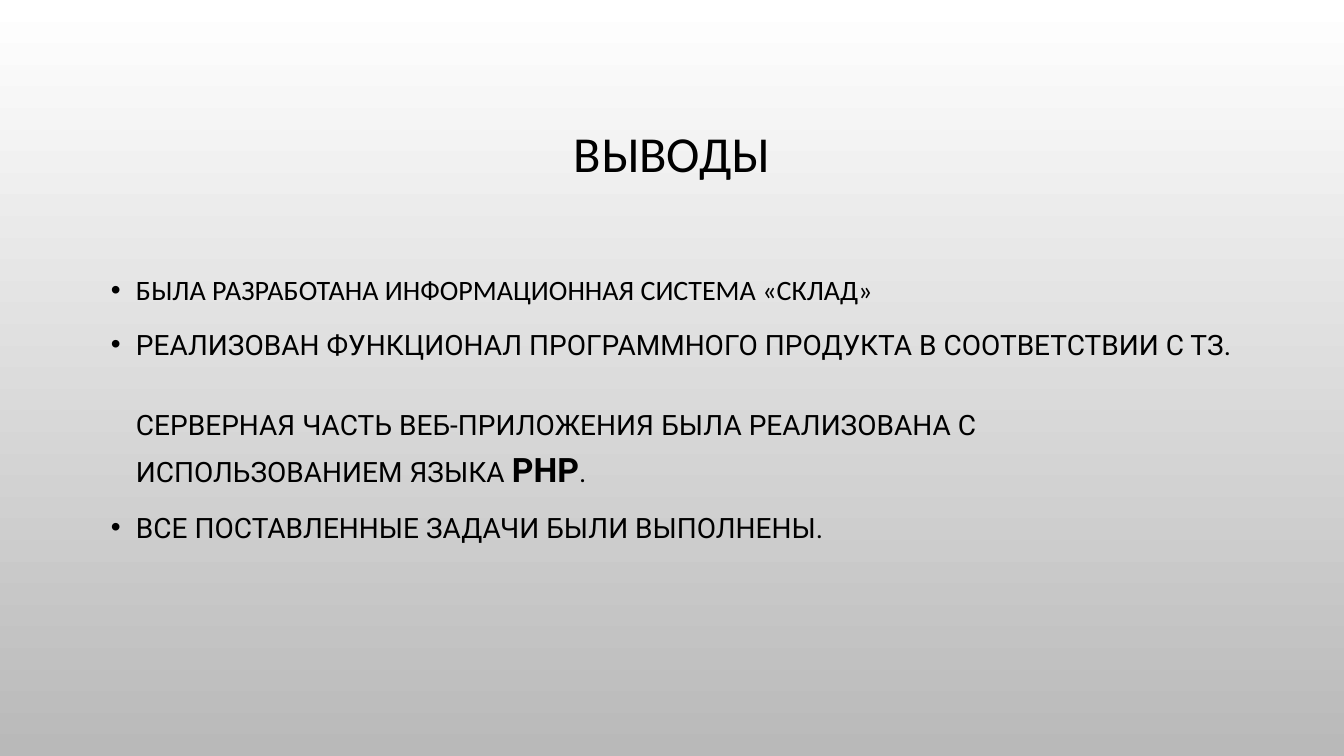
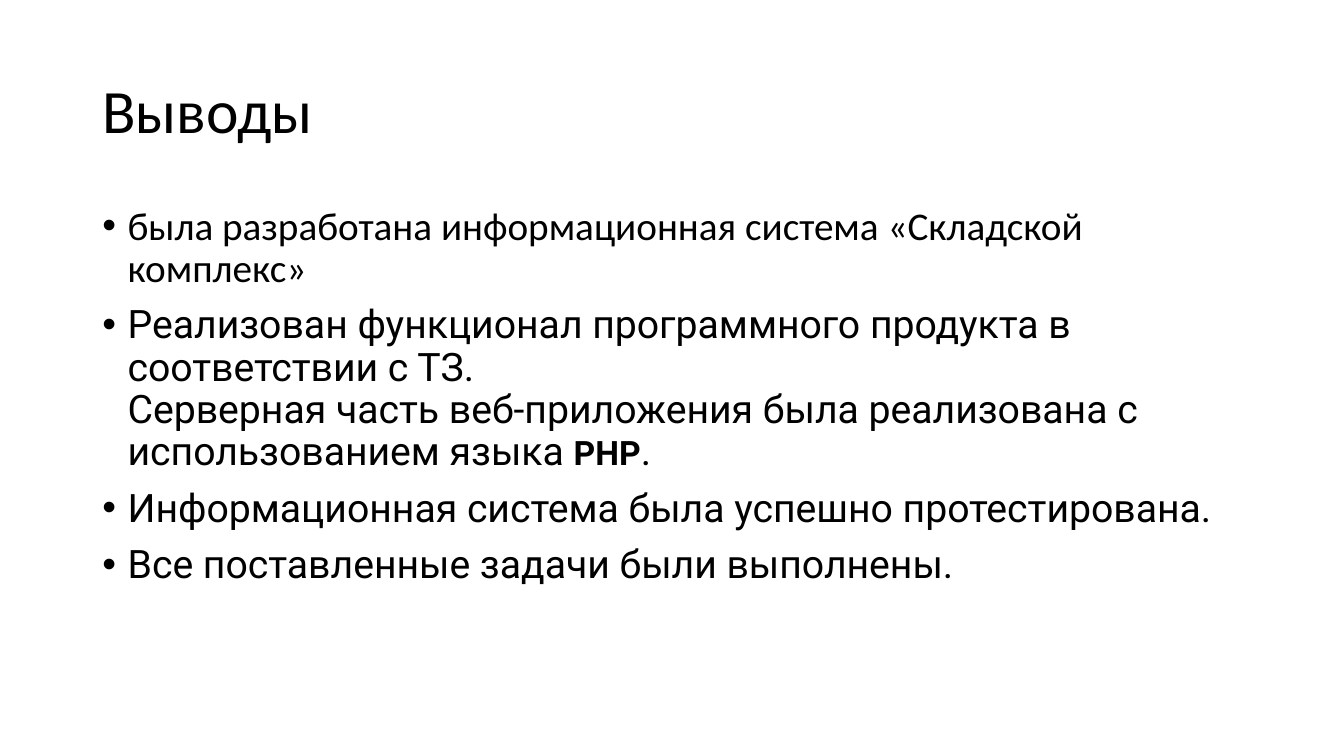
Before and after one commit to ChiCha10-11/Kursovoy, a slide deck: slide 16 of Курсовая работа.pptx. Drawn at 1344x756 pixels with LibreOffice and Linux fonts; fonts in the diff are those of the drawing; background and template pictures are left out. Boxes give left, top, right and bottom in pixels: in the first picture for what was removed or moved away, otherwise in the second. Text is boxed around its words. In the diff, an @@ line names an element or a change of style, - is before the commit and + after.

```diff
--- a/Курсовая работа.pptx
+++ b/Курсовая работа.pptx
@@ background picture (left out) to #FFFFFF @@
@@ title at bbox=[102, 93, 312, 143]: text changed; size 36 to 44 pt @@
-ВЫВОДЫ
+Выводы
@@ text at bbox=[128, 213, 1212, 584]: text changed; size 20 to 28 pt @@
-• БЫЛА РАЗРАБОТАНА ИНФОРМАЦИОННАЯ СИСТЕМА «СКЛАД»
-• РЕАЛИЗОВАН ФУНКЦИОНАЛ ПРОГРАММНОГО ПРОДУКТА В СООТВЕТСТВИИ С ТЗ.
-  СЕРВЕРНАЯ ЧАСТЬ ВЕБ-ПРИЛОЖЕНИЯ БЫЛА РЕАЛИЗОВАНА С ИСПОЛЬЗОВАНИЕМ ЯЗЫКА PHP.
-• ВСЕ ПОСТАВЛЕННЫЕ ЗАДАЧИ БЫЛИ ВЫПОЛНЕНЫ.
+• была разработана информационная система «Складской комплекс»
+• Реализован функционал программного продукта в соответствии с ТЗ.
+  Серверная часть веб-приложения была реализована с использованием языка PHP.
+• Информационная система была успешно протестирована.
+• Все поставленные задачи были выполнены.
```
Also in this commit, not shown: 15 other slides changed, 1 other file.
